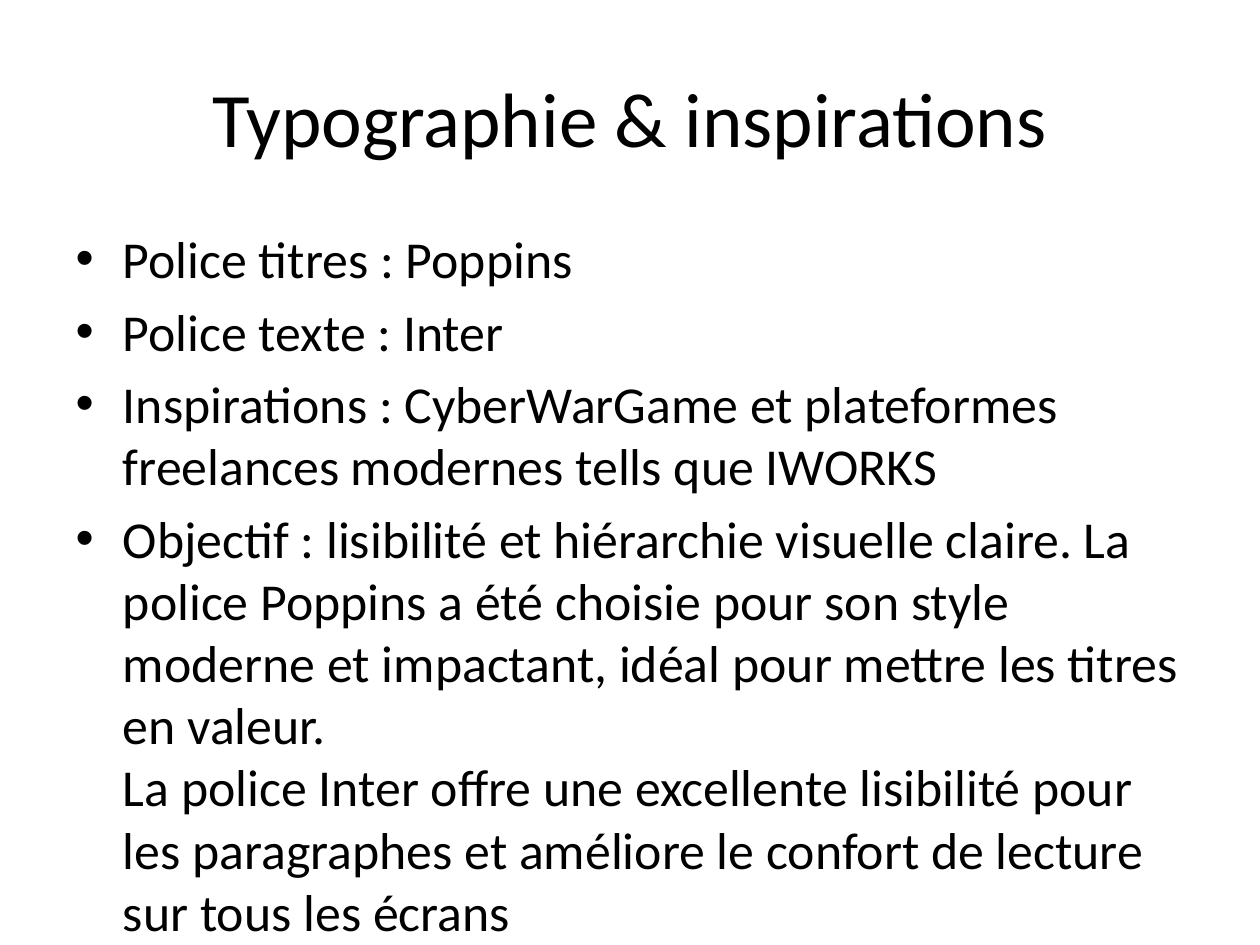
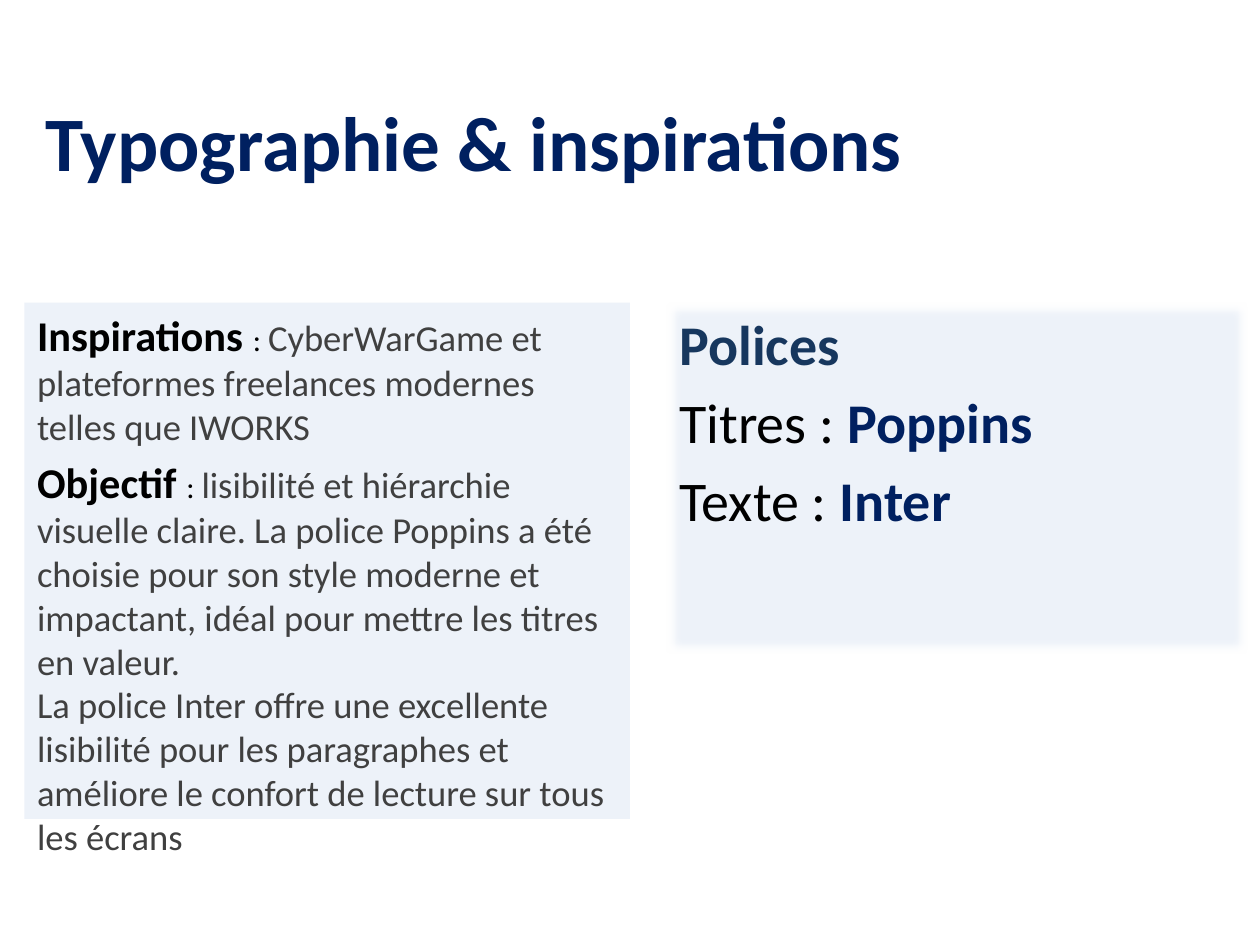
Before and after one commit to sophiesticated221/TIMERA-OUMOULKHAIRI-AfriTalent, a slide deck: slide 5 of docs/TIMERA_OUMOULKHAIRI_Presentation.pptx. Drawn at 1260x945 pixels with LibreOffice and Linux fonts; fonts in the diff are those of the drawing. Boxes give left, top, right and bottom in pixels: in the first picture for what was removed or moved away, otherwise in the second. Text is boxed around its words. In the diff, an @@ line names an element or a change of style, - is before the commit and + after.

```diff
--- a/docs/TIMERA_OUMOULKHAIRI_Presentation.pptx
+++ b/docs/TIMERA_OUMOULKHAIRI_Presentation.pptx
@@ title "Typographie & inspirations": place and size @@
-title "Typographie & inspirations" at (212,93,1047,161)
+title "Typographie & inspirations" at (45,117,901,184)
@@ title "Typographie & inspirations" at (45,117,901,184): text colour #000000 to #002060, bold on @@
@@ rectangle "Inspirations : CyberWarGame et plateformes ...": place and size @@
-rectangle "Inspirations : CyberWarGame et plateformes ..." at (123,242,1178,932)
+rectangle "Inspirations : CyberWarGame et plateformes ..." at (24,302,630,819)
@@ rectangle "Inspirations : CyberWarGame et plateformes ..." at (24,302,630,819): fill none to #EDF2F9 @@
@@ text in rectangle at (37,321,542,446): text changed; size 29.6 to 20.9 pt; text colour #000000 to #404040 @@
-• Police titres : Poppins
-• Police texte : Inter
-• Inspirations : CyberWarGame et plateformes freelances modernes tells que IWORKS
+Inspirations : CyberWarGame et plateformes freelances modernes telles que IWORKS
@@ text added at (679,325,1032,522), 32 pt, text #000000, bold @@
+Polices
+Titres : Poppins
+Texte : Inter
@@ text in rectangle at (37,468,604,807): size 29.6 to 24.2 pt, bold on in "Objectif"; size 29.6 to 17.6 pt in ":"; size 29.6 to 20.9 pt, text colour #000000 to #404040 in "lisibilité et hiérarchie visuelle claire. La police ..."; bullet • to none; less space between paragraphs @@
```
Also in this commit, not shown: 14 other slides changed.
